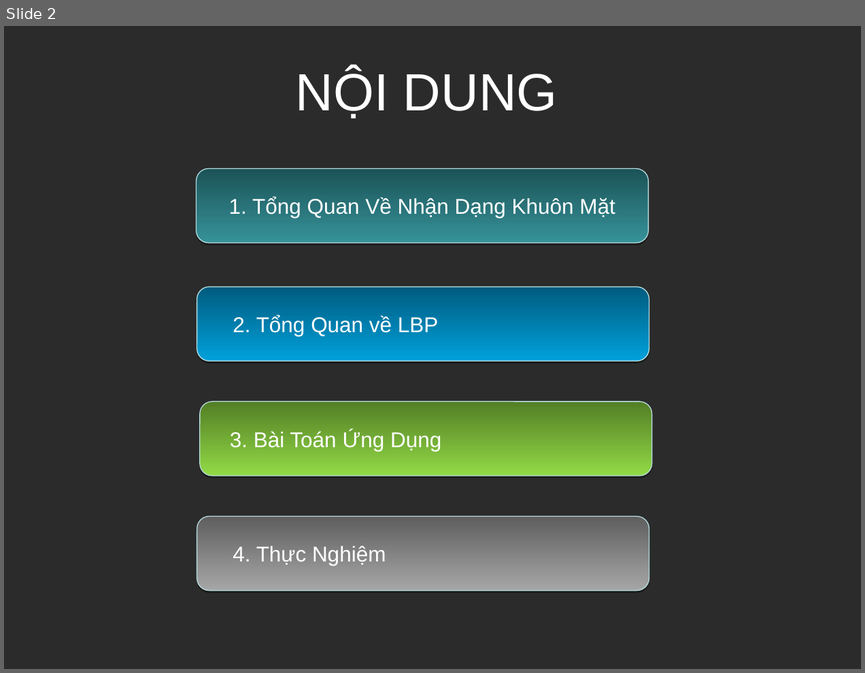
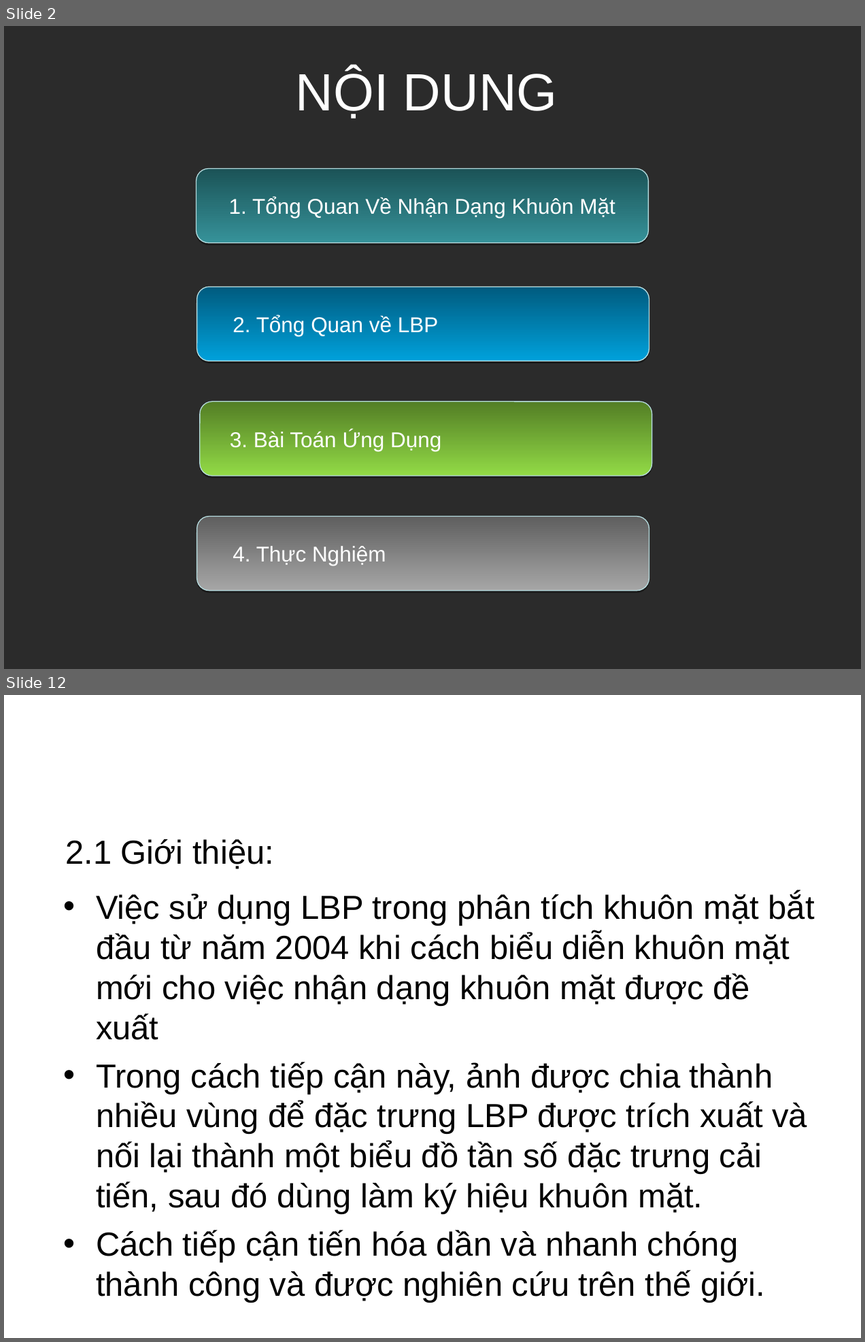
Before and after one commit to Alex7Huynh/lbp-group7, a slide deck: Slide.ppt. Shown one above the other, each under a label of ours: slide 2 before the commit, slides 2 and 12 after it; the slides between them are not shown. The pictures are 865x673 and 865x1342 pixels, drawn with LibreOffice and Linux fonts; fonts in the diff are those of the drawing; background and template pictures are left out; a plain dark background stands for a picture behind light text. Boxes give left, top, right and bottom in pixels: in the first picture for what was removed or moved away, otherwise in the second. Text is boxed around its words. In the diff, an @@ line names an element or a change of style, - is before the commit and + after.

```diff
--- a/Slide.ppt
+++ b/Slide.ppt
@@ slide 12 added at bbox=[4, 695, 861, 1338], background picture (left out) @@
@@ title added at bbox=[41, 706, 812, 791], 32 pt, text #FFFFFF @@
+2. Tổng Quan LBP
@@ text added at bbox=[65, 839, 274, 869], 28 pt, text #000000 @@
+  2.1 Giới thiệu:
@@ text added at bbox=[96, 892, 815, 1302], 28 pt, text #000000 @@
+• Việc sử dụng LBP trong phân tích khuôn mặt bắt đầu từ năm 2004 khi cách biểu diễn khuôn mặt mới cho việc nhận dạng khuôn mặt được đề xuất
+• Trong cách tiếp cận này, ảnh được chia thành nhiều vùng để đặc trưng LBP được trích xuất và nối lại thành một biểu đồ tần số đặc trưng cải tiến, sau đó dùng làm ký hiệu khuôn mặt.
+• Cách tiếp cận tiến hóa dần và nhanh chóng thành công và được nghiên cứu trên thế giới.
```
Also in this commit, not shown: 15 other slides added, 1 slide removed.
